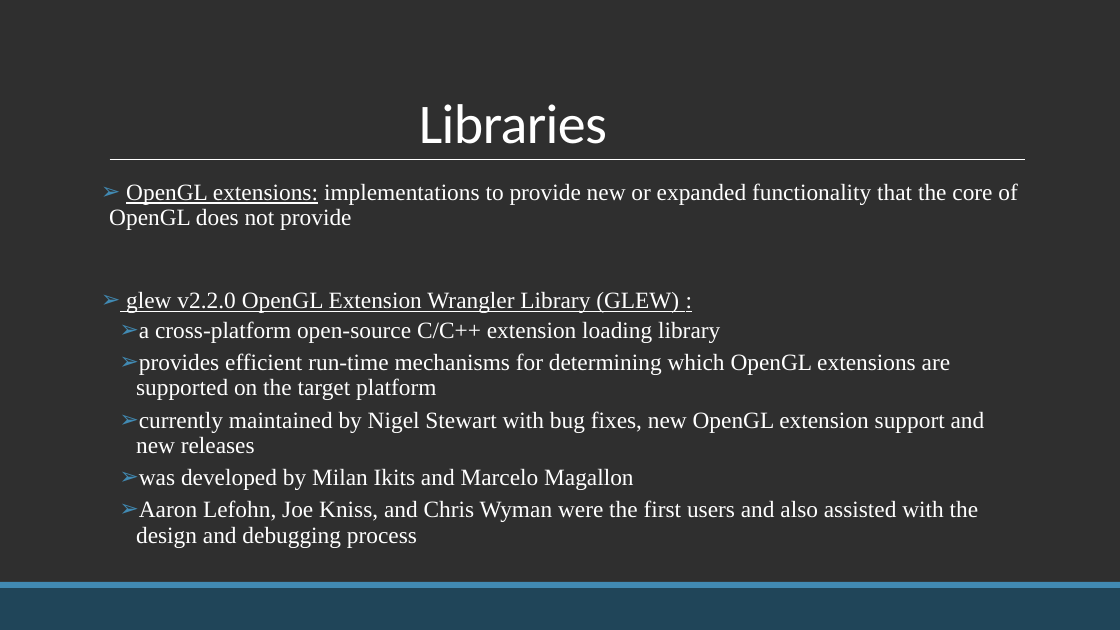
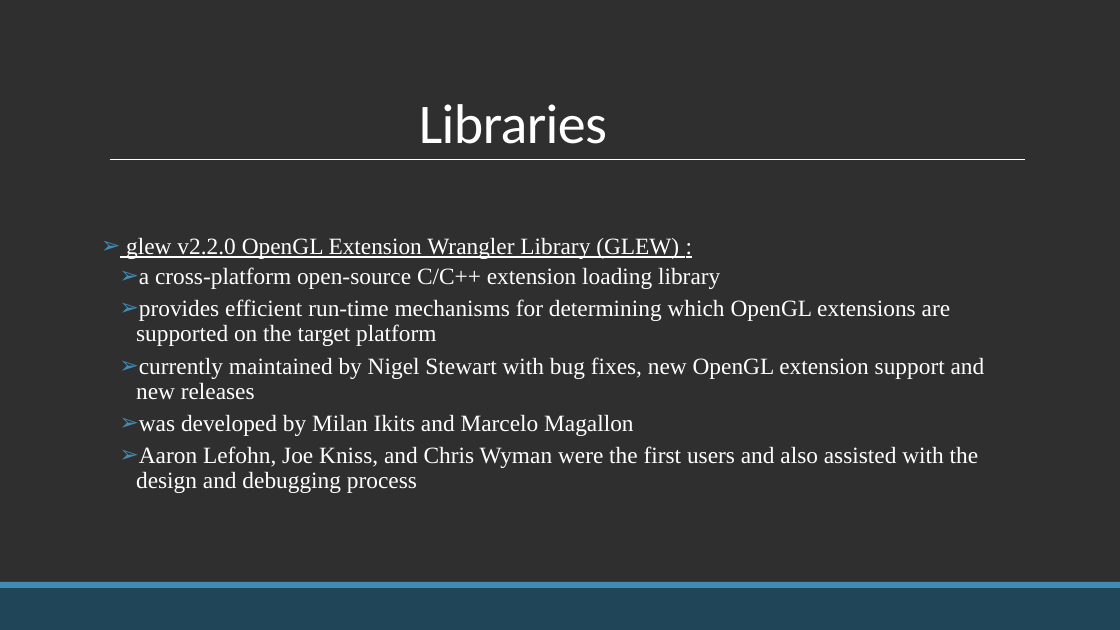
Before and after one commit to chucknuris/BallWall, a slide deck: slide 5 of presentation/ballwall.pptx (slide 7 before the commit). Drawn at 1120x630 pixels with LibreOffice and Linux fonts; fonts in the diff are those of the drawing. Boxes give left, top, right and bottom in pixels: in the first picture for what was removed or moved away, otherwise in the second. Text is boxed around its words. In the diff, an @@ line names an element or a change of style, - is before the commit and + after.

```diff
--- a/presentation/ballwall.pptx
+++ b/presentation/ballwall.pptx
@@ text at box(109, 183, 1017, 230): paragraph removed @@
-➢ OpenGL extensions: implementations to provide new or expanded functionality that the core of OpenGL does not provide
```
Also in this commit, not shown: 1 slide added, 3 other files.
